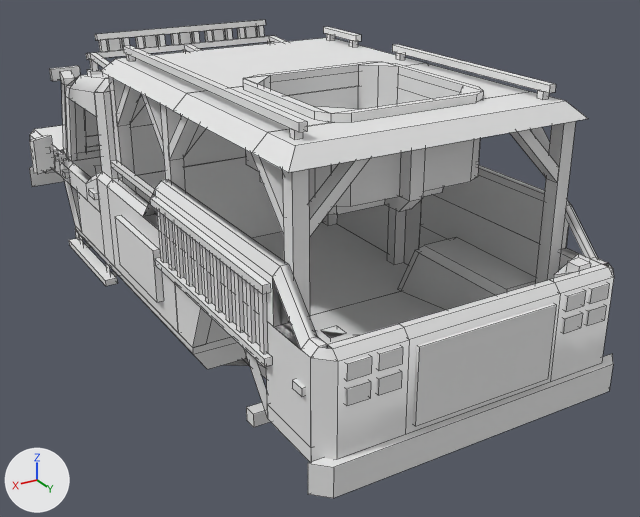
The OBJ model mccore/src/main/resources/assets/iv_tvpr_military/objmodels/vehicles/trin_ary-attg210.obj, before and after one commit.
Camera for both pictures: a 50 mm lens placed at (3.88, 5.6, 4.07), pointed at (-0.45, -1.61, 0.47). Arrows for +X, +Y and +Z are at lower left; the lights stay in place. Mesh edges are drawn as thin lines on the coarser meshes. Where no turn or scale is listed for an object, it has been applied to the vertices. Vertices at the same position are counted once.

Objects in the first picture: '$boot', '$doorFL', 'core', 'window.000'.
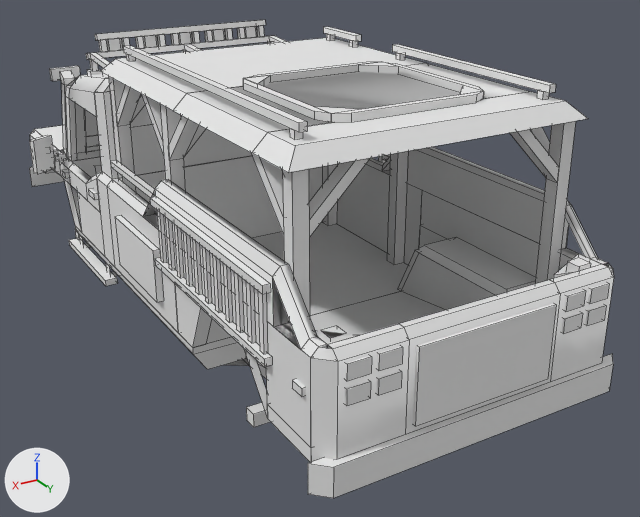
Commit message: Minor modifications to the Trin ATTG210's obj (removal of turret hole)

The change, as a diff of the scene's bpy script:
```diff
--- a/mccore/src/main/resources/assets/iv_tvpr_military/objmodels/vehicles/trin_ary-attg210.obj.py
+++ b/mccore/src/main/resources/assets/iv_tvpr_military/objmodels/vehicles/trin_ary-attg210.obj.py
@@ me_core @@
 # used by ob_core; location = (0.0, 0.0, 0.0)
-me_core.from_pydata(...)  # 2249 vertices, 1983 faces; spans x -1.75..1.75, y -6.06..1.5, z -0.06..2.63
+me_core.from_pydata(...)  # 2169 vertices, 1903 faces; spans x -1.75..1.75, y -6.06..1.5, z -0.06..2.63
+# me_core part 1: the loose piece of 24 vertices spanning x -0.56..0.69, y -0.81..0.31, z 1.75..1.88 is deleted
+# me_core part 2: the loose piece of 14 vertices spanning x 0.0..0.12, y 0.31..0.63, z 1.75..2.38 is deleted
+# me_core part 3
+# 24 vertices are removed from x -0.75..0.75, y -1.0..0.5, z 1.88..2.38
+# 42 faces are deleted
+# 12 vertices in x -0.69..0.69, y -0.94..0.44, z 2.0 move by (0.0, 0.0, 0.47)
+# 4 vertices are added at (-0.69, 0.44, 2.47), (0.69, 0.44, 2.47), (0.69, -0.94, 2.47), (-0.69, -0.94, 2.47)
+# 16 new faces join them
 me_core.materials.append(mat_modelmaterial)
```

Changed parts and their boxes [x1, y1, x2, y2] in the pictures (640 x 517 px):
part 1 of me_core, deleted: before [260, 178, 444, 215]
part 2 of me_core, deleted: before [384, 148, 425, 212]
part 3 of me_core, cut back: before [245, 65, 480, 207]; after [258, 65, 459, 109]
